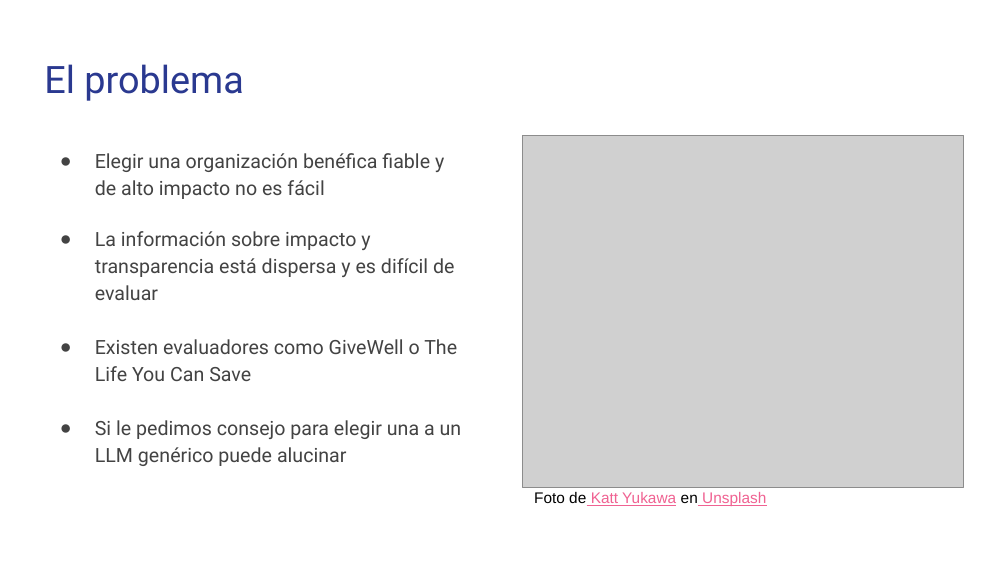
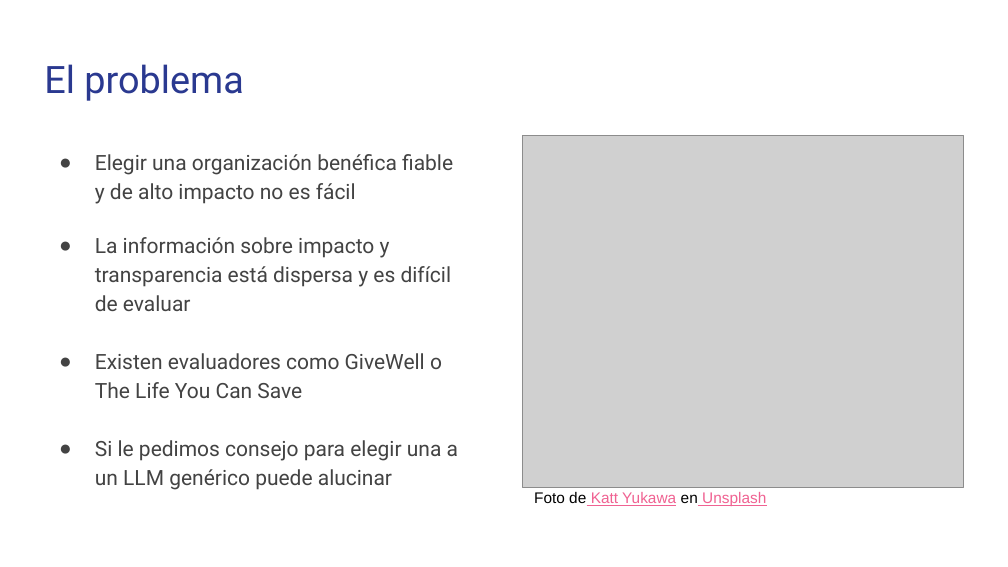
Before and after one commit to natgarea/kc-ia-practica-llms, a slide deck: slide 2 of presentacion.pptx. Drawn at 1008x567 pixels with LibreOffice and Linux fonts; fonts in the diff are those of the drawing; grey boxes stand for pictures. Boxes give left, top, right and bottom in pixels: in the first picture for what was removed or moved away, otherwise in the second. Text is boxed around its words. In the diff, an @@ line names an element or a change of style, - is before the commit and + after.

```diff
--- a/presentacion.pptx
+++ b/presentacion.pptx
@@ text "Elegir una organización benéfica fiable ..." at [95, 154, 458, 490]: size 14 to 15 pt @@
```
Also in this commit, not shown: 4 other slides changed, 2 slides added.
